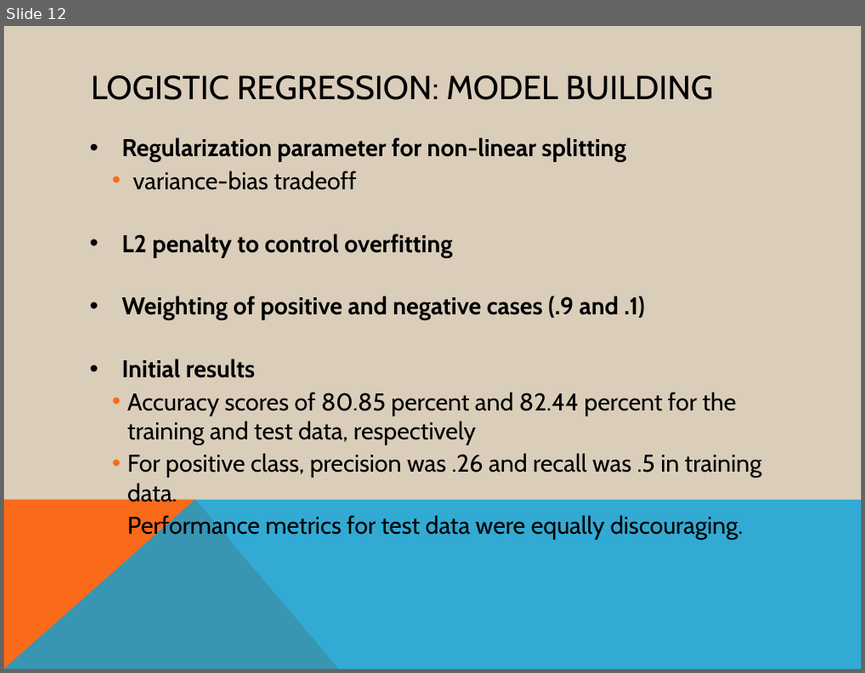
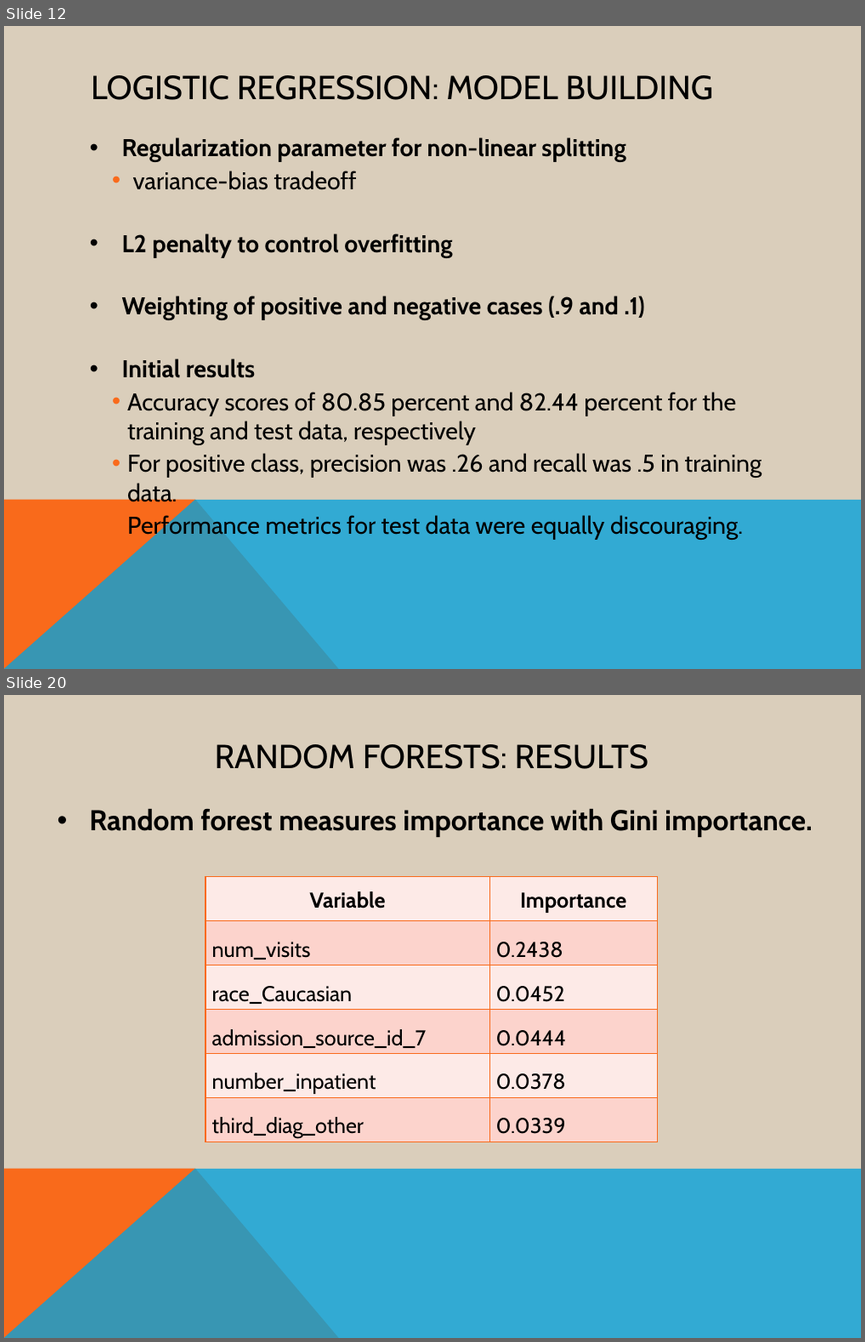
Before and after one commit to AOlden/sb-projects, a slide deck: diabetes_readmission/CP1_deck.pptx. Shown one above the other, each under a label of ours: slide 12 before the commit, slides 12 and 20 after it; the slides between them are not shown. The pictures are 865x673 and 865x1342 pixels, drawn with LibreOffice and Linux fonts; fonts in the diff are those of the drawing. Boxes give left, top, right and bottom in pixels: in the first picture for what was removed or moved away, otherwise in the second. Text is boxed around its words. In the diff, an @@ line names an element or a change of style, - is before the commit and + after.

```diff
--- a/diabetes_readmission/CP1_deck.pptx
+++ b/diabetes_readmission/CP1_deck.pptx
@@ slide 20 added at (x1=4, y1=695, x2=861, y2=1338), background #DACEBB; not listed: 2 template elements that a slide beside it also shows @@
@@ title added at (x1=215, y1=744, x2=648, y2=769), 28 pt, text #000000 @@
+RANDOM FORESTS: RESULTS
@@ text added at (x1=89, y1=808, x2=812, y2=837), 24 pt, text #000000, bold @@
+• Random forest measures importance with Gini importance.
@@ table added at (x1=205, y1=877, x2=657, y2=1142), 6 rows, 2 columns @@
+Variable | Importance
+num_visits | 0.2438
+race_Caucasian | 0.0452
+admission_source_id_7 | 0.0444
+number_inpatient | 0.0378
+third_diag_other | 0.0339
```
Also in this commit, not shown: 12 other slides added, 2 slides removed.
